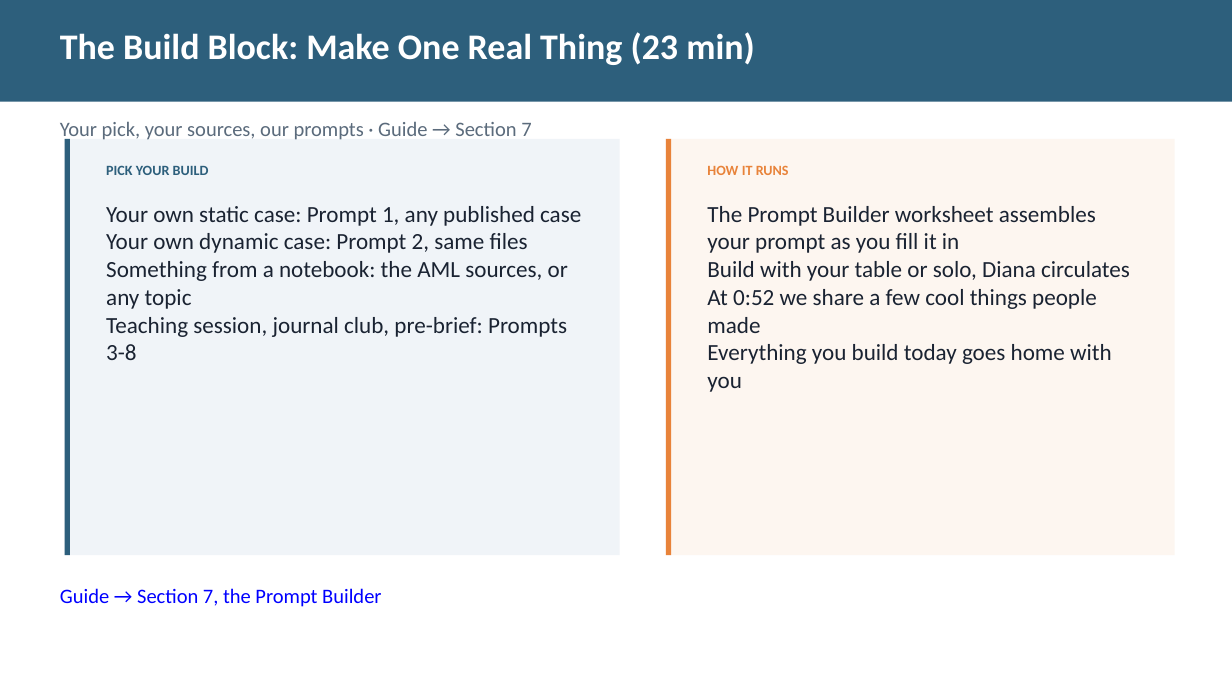
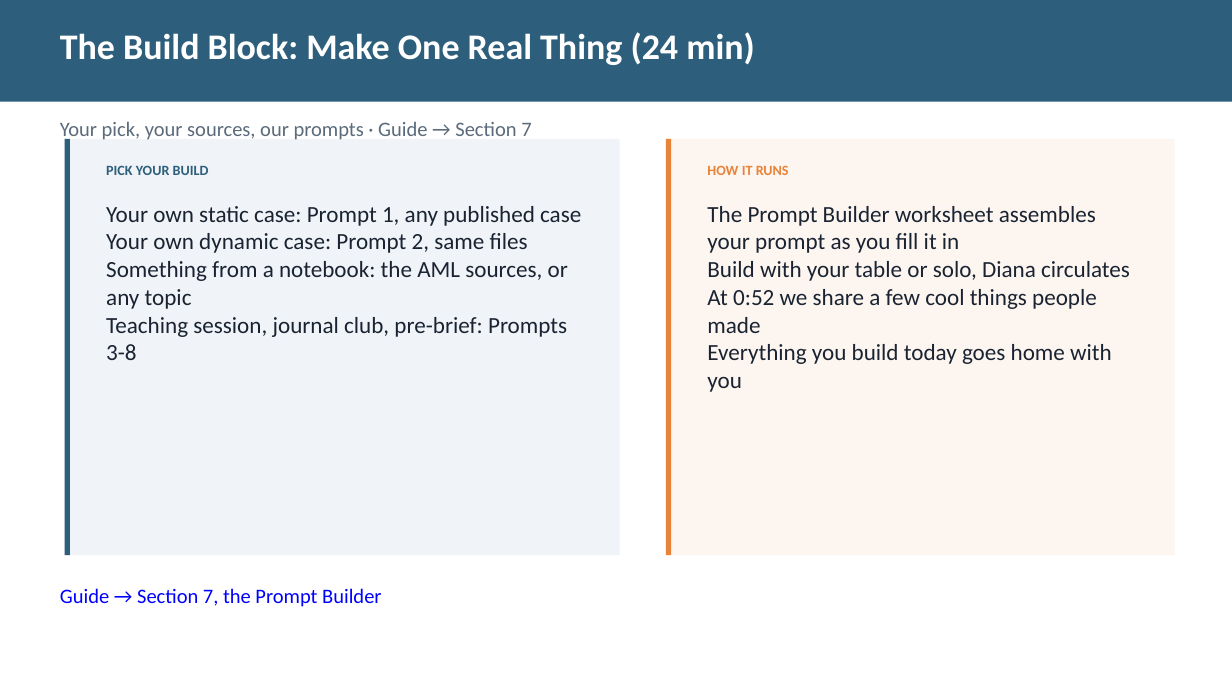
Before and after one commit to diana-brewer/digital-learning-unlocked, a slide deck: slide 11 of Digital Learning Unlocked - Slide Deck.pptx. Drawn at 1232x694 pixels with LibreOffice and Linux fonts; fonts in the diff are those of the drawing. Boxes give left, top, right and bottom in pixels: in the first picture for what was removed or moved away, otherwise in the second. Text is boxed around its words. In the diff, an @@ line names an element or a change of style, - is before the commit and + after.

```diff
--- a/Digital Learning Unlocked - Slide Deck.pptx
+++ b/Digital Learning Unlocked - Slide Deck.pptx
@@ text at [60,32,755,65]: text changed @@
-The Build Block: Make One Real Thing (23 min)
+The Build Block: Make One Real Thing (24 min)
```
Also in this commit, not shown: 2 other slides changed, 3 other files.
